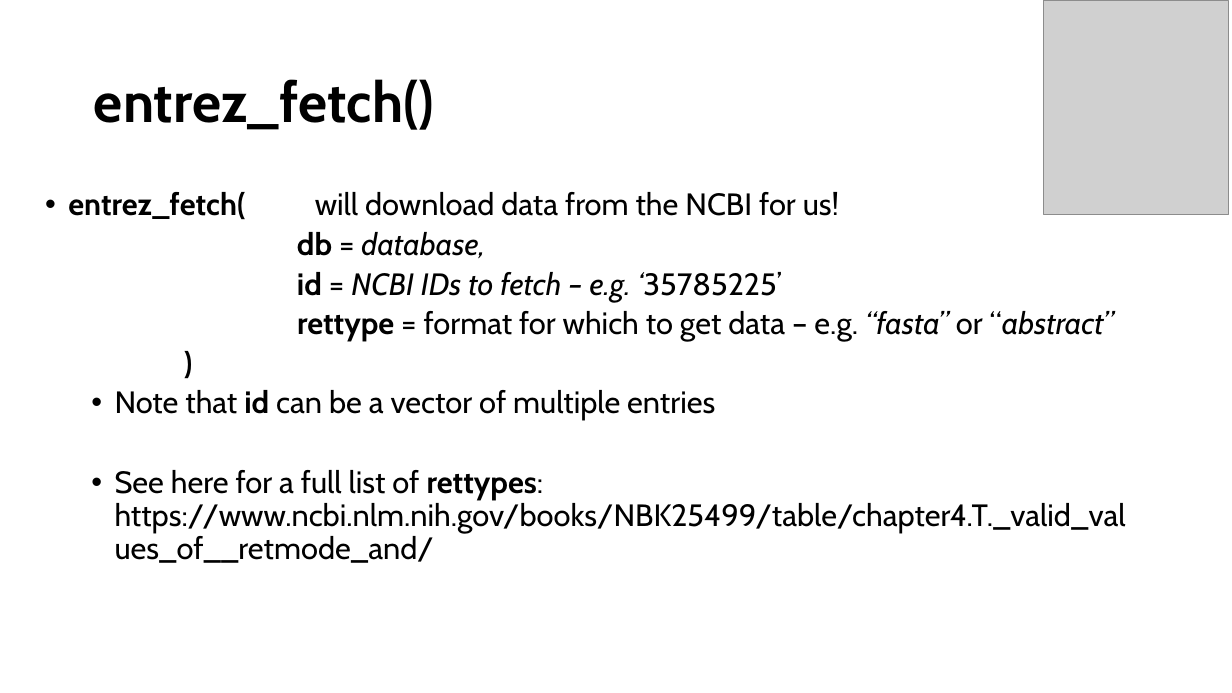
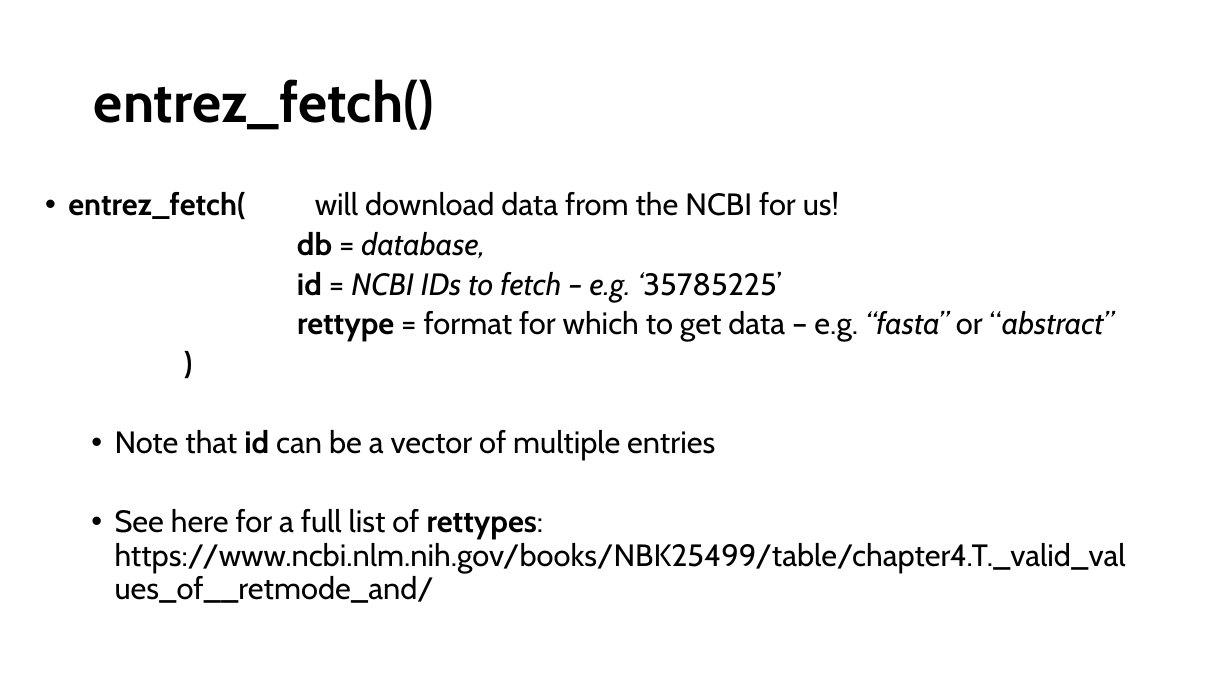
Before and after one commit to EisenRa/2022_Adelaide_Code_Club, a slide deck: slide 9 of Lessons/2022/2022_07_07_rentrez_searching_paper_databases/rentrez_seaching_paper_databases_and_basic_iteration.pptx. Drawn at 1232x693 pixels with LibreOffice and Linux fonts; fonts in the diff are those of the drawing; grey boxes stand for pictures. Boxes give left, top, right and bottom in pixels: in the first picture for what was removed or moved away, otherwise in the second. Text is boxed around its words. In the diff, an @@ line names an element or a change of style, - is before the commit and + after.

```diff
--- a/Lessons/2022/2022_07_07_rentrez_searching_paper_databases/rentrez_seaching_paper_databases_and_basic_iteration.pptx
+++ b/Lessons/2022/2022_07_07_rentrez_searching_paper_databases/rentrez_seaching_paper_databases_and_basic_iteration.pptx
@@ picture removed at (x1=1043, y1=0, x2=1228, y2=214) @@
@@ text "entrez_fetch( will download data from ..." rewrapped from (x1=68, y1=192, x2=1126, y2=563) to (x1=68, y1=192, x2=1126, y2=603) @@
```
Also in this commit, not shown: 2 other slides changed, 2 other files.
